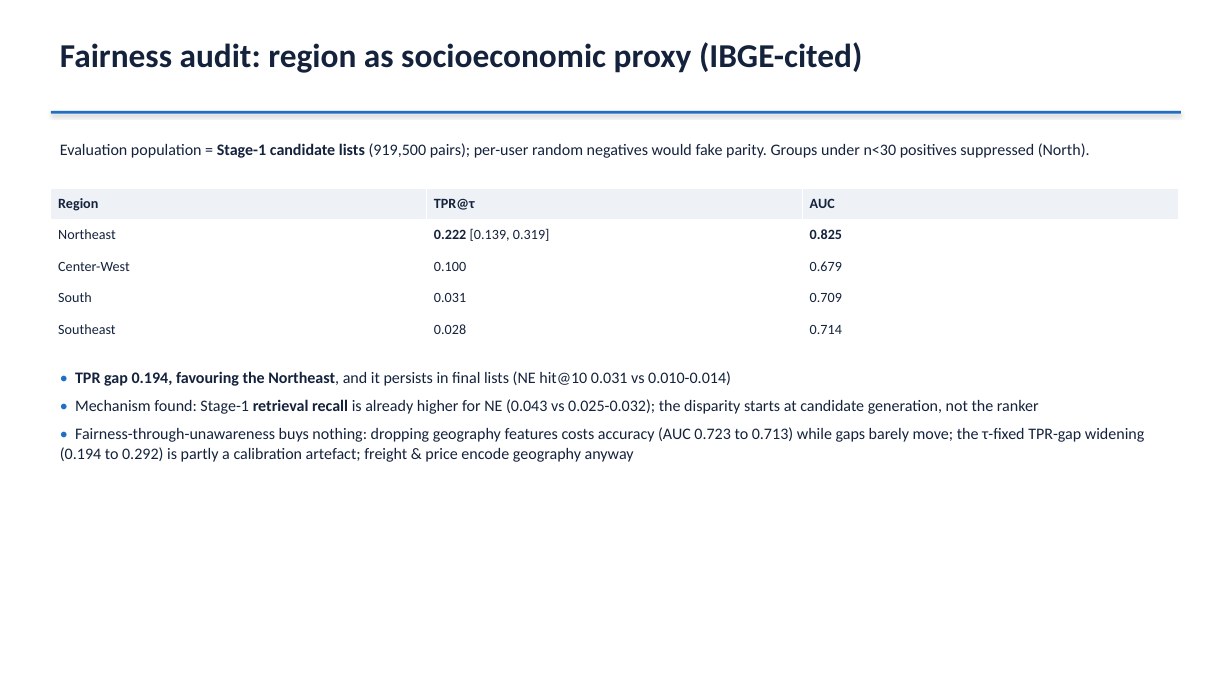
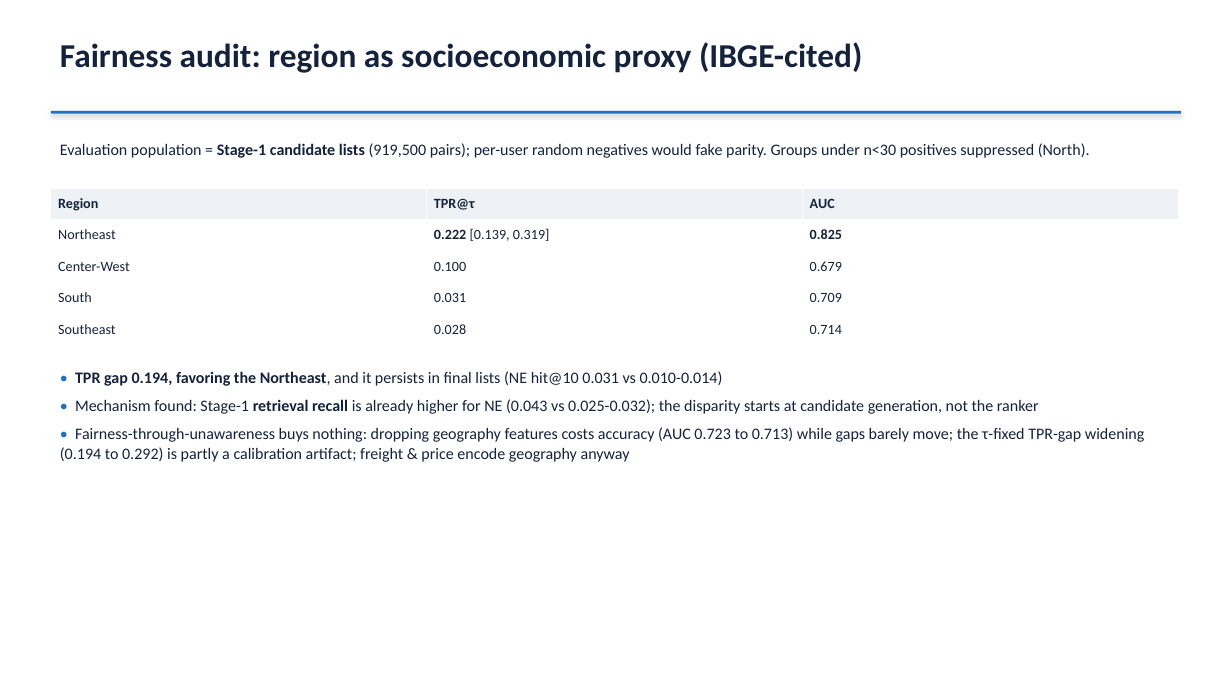
Before and after one commit to jmonzada/ecommerce-recommender-capstone, a slide deck: slide 9 of presentations/technical_deck.pptx. Drawn at 1232x693 pixels with LibreOffice and Linux fonts; fonts in the diff are those of the drawing. Boxes give left, top, right and bottom in pixels: in the first picture for what was removed or moved away, otherwise in the second. Text is boxed around its words. In the diff, an @@ line names an element or a change of style, - is before the commit and + after.

```diff
--- a/presentations/technical_deck.pptx
+++ b/presentations/technical_deck.pptx
@@ text at [75,371,723,386]: text changed @@
-• TPR gap 0.194, favouring the Northeast, and it persists in final lists (NE hit@10 0.031 vs 0.010-0.014)
+• TPR gap 0.194, favoring the Northeast, and it persists in final lists (NE hit@10 0.031 vs 0.010-0.014)
@@ text at [60,427,1145,462]: text changed @@
-• Fairness-through-unawareness buys nothing: dropping geography features costs accuracy (AUC 0.723 to 0.713) while gaps barely move; the τ-fixed TPR-gap widening (0.194 to 0.292) is partly a calibration artefact; freight & price encode geography anyway
+• Fairness-through-unawareness buys nothing: dropping geography features costs accuracy (AUC 0.723 to 0.713) while gaps barely move; the τ-fixed TPR-gap widening (0.194 to 0.292) is partly a calibration artifact; freight & price encode geography anyway
```
Also in this commit, not shown: 4 other slides changed, 27 other files.
